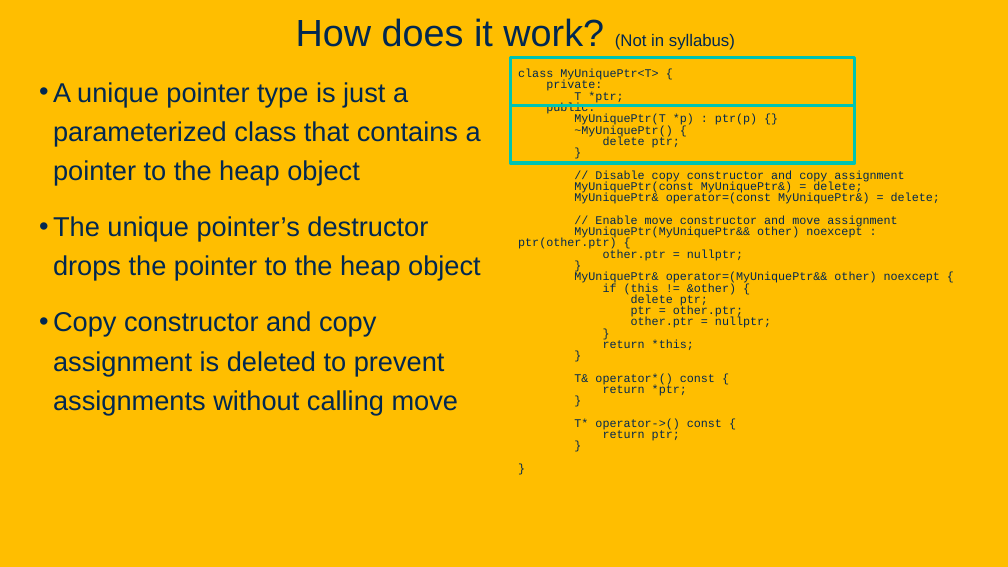
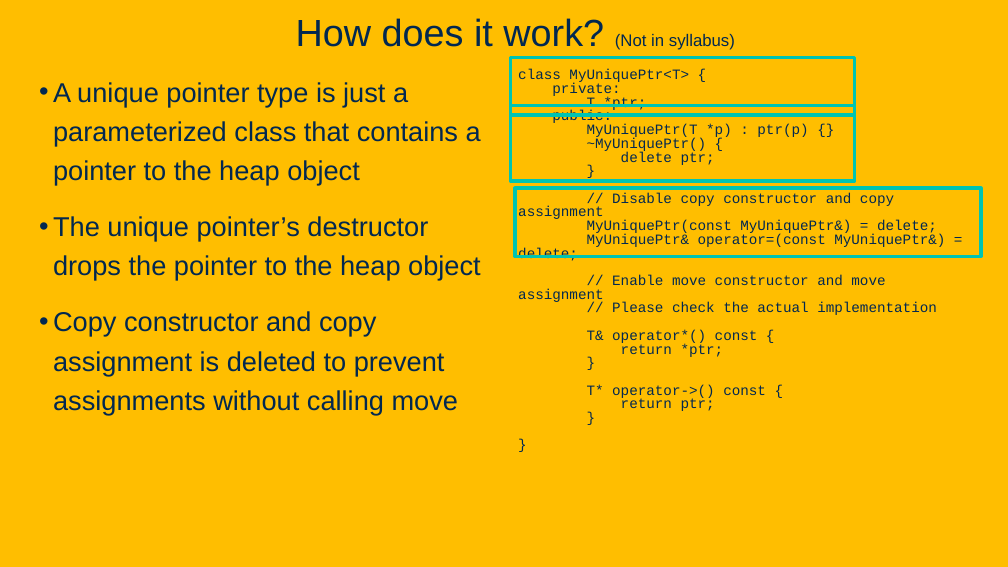
Before and after one commit to davsec-teaching/ecs160-f25, a slide deck: slide 117 of slides/9_software_security.pptx (slide 119 before the commit). Drawn at 1008x567 pixels with LibreOffice and Linux fonts; fonts in the diff are those of the drawing; background and template pictures are left out. Boxes give left, top, right and bottom in pixels: in the first picture for what was removed or moved away, otherwise in the second. Text is boxed around its words. In the diff, an @@ line names an element or a change of style, - is before the commit and + after.

Commit message:
Update slides

```diff
--- a/slides/9_software_security.pptx
+++ b/slides/9_software_security.pptx
@@ rectangle resized from (x1=510, y1=57, x2=854, y2=105) to (x1=510, y1=57, x2=854, y2=115) @@
@@ text at (x1=518, y1=69, x2=945, y2=411): size 11.2 to 13.6 pt in "class MyUniquePtr<T> {", "private:", "T *ptr;", "public:" and 15 more places @@
@@ rectangle resized from (x1=510, y1=106, x2=854, y2=163) to (x1=510, y1=106, x2=854, y2=181) @@
@@ rectangle added at (x1=515, y1=188, x2=981, y2=256), outline #00C4B2 3.5 pt @@
@@ text at (x1=612, y1=302, x2=937, y2=315): text changed; size 11.2 to 13.6 pt @@
-MyUniquePtr(MyUniquePtr&& other) noexcept : ptr(other.ptr) {
-other.ptr = nullptr;
-}
-MyUniquePtr& operator=(MyUniquePtr&& other) noexcept {
-if (this != &other) {
-delete ptr;
-ptr = other.ptr;
-other.ptr = nullptr;
-}
-return *this;
-}
+// Please check the actual implementation
```
Also in this commit, not shown: 6 other slides changed, 2 slides added.
